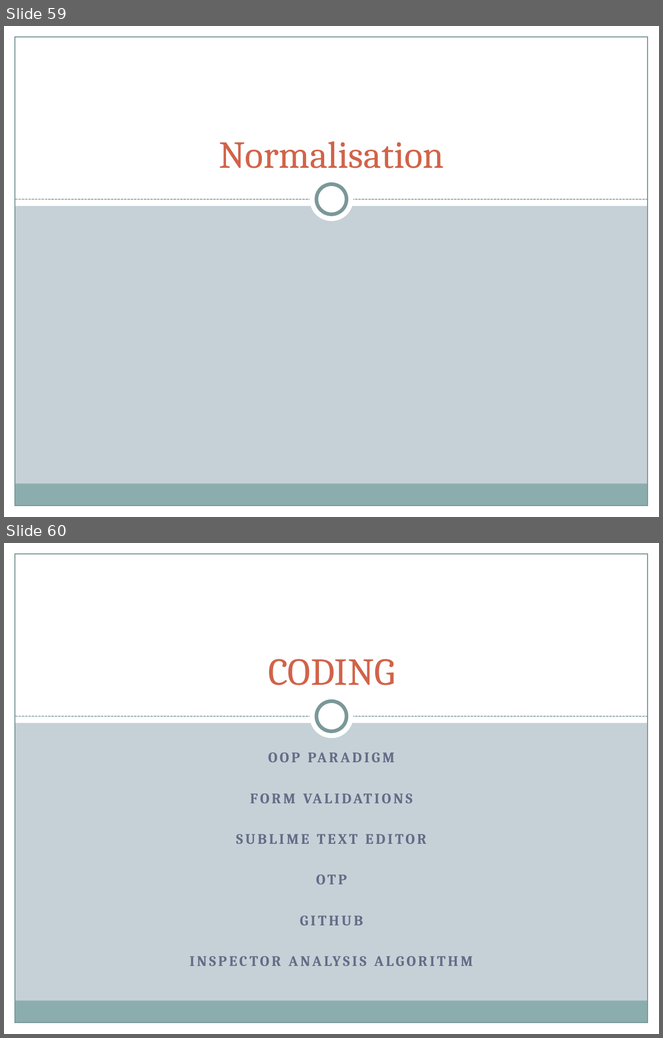
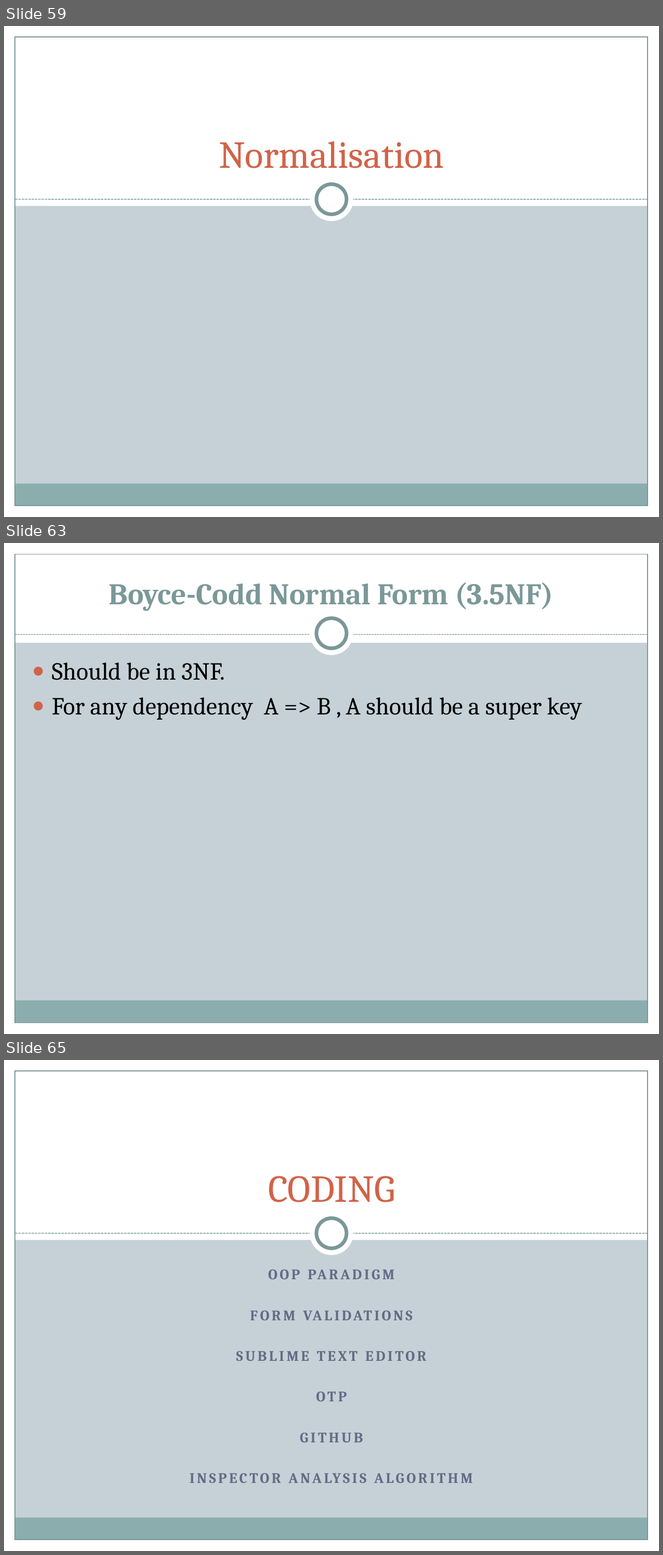
Before and after one commit to Bsccs/tutorial-site, a slide deck: documentation/project.pptx. Shown one above the other, each under a label of ours: slides 59 and 60 before the commit, slides 59, 63 and 65 after it; the slides between them are not shown. The pictures are 663x1038 and 663x1555 pixels, drawn with LibreOffice and Linux fonts; fonts in the diff are those of the drawing. Boxes give left, top, right and bottom in pixels: in the first picture for what was removed or moved away, otherwise in the second. Text is boxed around its words. In the diff, an @@ line names an element or a change of style, - is before the commit and + after.

```diff
--- a/documentation/project.pptx
+++ b/documentation/project.pptx
@@ slide 63 added at (x1=4, y1=543, x2=659, y2=1034), background #C5D1D7; not listed: 5 template elements that a slide beside it also shows @@
@@ rectangle added at (x1=4, y1=543, x2=659, y2=643), fill #FFFFFF @@
@@ title added at (x1=109, y1=583, x2=554, y2=611), 33 pt, text #7C999A, bold @@
+Boyce-Codd Normal Form (3.5NF)
@@ ellipse added at (x1=310, y1=612, x2=354, y2=656), fill #FFFFFF @@
@@ ellipse added at (x1=317, y1=618, x2=347, y2=649), fill #FFFFFF, outline #7C999A 4 pt @@
@@ line added from (15, 635) to (648, 635), #7C999A 0.75 pt dashed @@
@@ text added at (x1=52, y1=663, x2=582, y2=719), 27 pt, text #000000 @@
+● Should be in 3NF.
+● For any dependency A => B , A should be a super key
@@ what was slide 60 is now slide 65 @@
```
Also in this commit, not shown: 4 other slides added.
